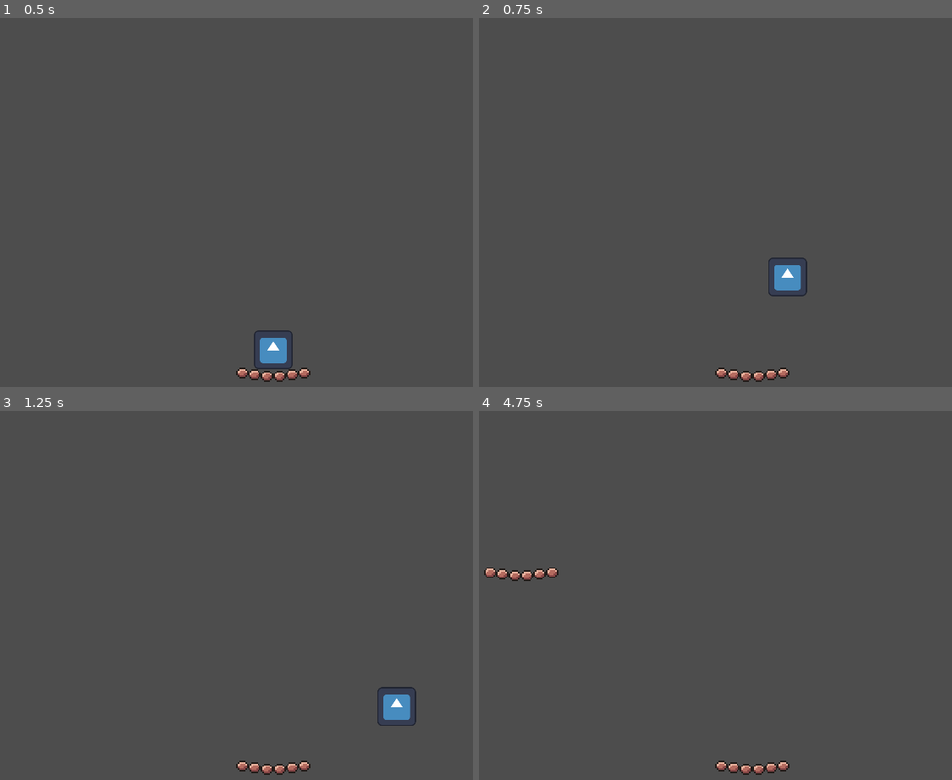
Above: before the commit, frames 1-4 (two rows, left to right).
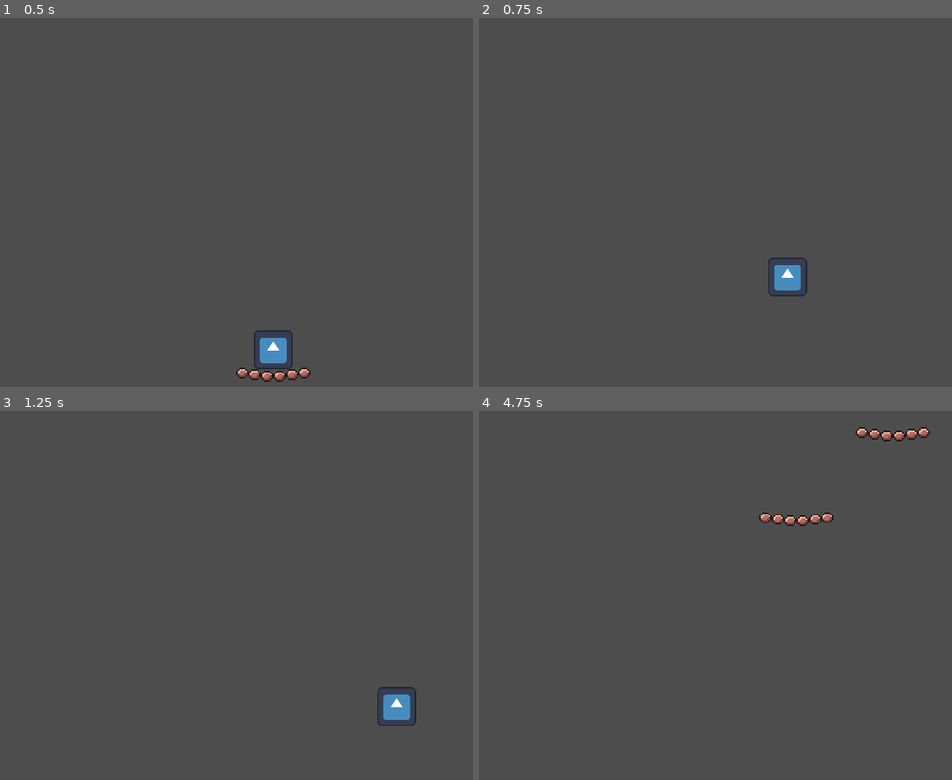
Above: after the commit, the same moments.

Repository: Archangel4148/PickHacks2025
Game: Godot game, scene res://floating_world.tscn
Two runs of this game, one before a commit and one after it. Both use one fixed random seed, a clock stepped at 60 frames per second and the inputs below. This scene is started directly instead of the project's main scene. The engine's default icon, where the game draws it, is replaced by a stand-in: a white triangle on a blue panel in a dark square.
Inputs:
- Up to frame 1 (0.5 s): no input
- Up to frame 2 (0.75 s): tap Enter at 0.5 s; hold Right (move_right) from 0.53 s (still down); hold Up (jump) from 0.53 s (still down)
- Up to frame 3 (1.25 s): keep holding Right (move_right); keep holding Up (jump)
- Up to frame 4 (4.75 s): release Up (jump) at 1.28 s; tap Down (crouch) at 1.35, 2.85, 4.35 s; tap Up (jump) at 1.52, 1.55, 1.82, 3.02, 3.05, 3.32, 4.52, 4.55 s; tap Space at 2 s; release Right (move_right) at 2.03 s; hold Left (move_left) 2.03-2.78 s; hold Up (jump) 2.03-2.78 s; hold Right (move_right) 2.78-4.28 s; hold Up (jump) 3.53-4.28 s; hold Left (move_left) from 4.28 s (still down)

Frame 1 is identical in both runs. In frame 2, 0.4% of the frame differs, in the area x 49-66%, y 94-99%; in frame 3, 0.4%; in frame 4, 1.4%, in the area x 1-96%, y 4-99%.

Commit message:
Working on platforms and enemy stuff

Diff:
--- /dev/null
+++ b/Scripts/enemy.gd
@@ -0,0 +1,12 @@
+extends RigidBody2D
+
+var mob_types = ["allosaurus", "green_bird", "triceratops"]
+
+# Called when the node enters the scene tree for the first time.
+func _ready() -> void:
+	$AnimatedSprite.animation = mob_types[randi() % mob_types.size()]
+
+
+# Called every frame. 'delta' is the elapsed time since the previous frame.
+func _process(delta: float) -> void:
+	pass
--- a/infinite_moving_platform.gd
+++ b/Scripts/infinite_moving_platform.gd
@@ -3,10 +3,6 @@
 @export var platform_speed = 100
 @export var direction: Vector2 = Vector2(-1, 0)  # Export direction as a Vector2
 @onready var sprite = $Sprite2D  # Assuming you have a Sprite node as a child
-
-# Called when the node enters the scene tree for the first time.
-func _ready() -> void:
-	print("I exist!")
 
 # Called every frame. 'delta' is the elapsed time since the previous frame.
 func _process(delta: float) -> void:
--- a/Scripts/player.gd
+++ b/Scripts/player.gd
@@ -6,6 +6,8 @@
 @export var max_jumps = 2
 
 var jump_count = 0  # Number of jumps that have been made
+
+signal player_jumped
 
 func _ready():
 	pass
@@ -39,6 +41,7 @@
 	if jump_count < max_jumps and event.is_action_pressed("jump"):
 		velocity.y = -jump_force
 		jump_count += 1
+		player_jumped.emit()
 
 	# Handle crouching (dropping through platforms)
 	if event.is_action_pressed("crouch"):
--- a/spawn_path.gd
+++ b/Scripts/spawn_path.gd
@@ -6,11 +6,11 @@
 signal spawn_platform(progress: float)
 
 func _on_platform_timer_timeout() -> void:
-	print("Spawning")
 	var progress = 0.5
-	# Set the path follow to "progress" progress
+	# Select spawn position
 	$PathFollow2D.progress_ratio = randf_range(0,1)
 	# Create a platform instance and add it to the scene.
 	var platform = platform_scene.instantiate()
 	platform.position = $PathFollow2D.position
+	platform.platform_speed = randf_range(200,400)
 	add_child(platform)
--- /dev/null
+++ b/Scripts/starting_platform.gd
@@ -0,0 +1,15 @@
+extends StaticBody2D
+
+
+# Called when the node enters the scene tree for the first time.
+func _ready() -> void:
+	pass # Replace with function body.
+
+
+# Called every frame. 'delta' is the elapsed time since the previous frame.
+func _process(delta: float) -> void:
+	pass
+
+
+func _on_player_player_jumped() -> void:
+	queue_free()
--- /dev/null
+++ b/enemy.tscn
@@ -0,0 +1,152 @@
+[gd_scene load_steps=32 format=3 uid="uid://b6tewl20h013e"]
+
+[ext_resource type="Script" path="res://Scripts/enemy.gd" id="1_can3s"]
+[ext_resource type="Texture2D" uid="uid://qelrv2800l64" path="res://Assets/dino_imgs/allo_1.png" id="2_bu1by"]
+[ext_resource type="Texture2D" uid="uid://dr73y5gtvspi8" path="res://Assets/dino_imgs/allo_2.png" id="3_2y21r"]
+[ext_resource type="Texture2D" uid="uid://cekoee47dilth" path="res://Assets/dino_imgs/allo_3.png" id="4_gdltj"]
+[ext_resource type="Texture2D" uid="uid://dth6qtn78wkxp" path="res://Assets/dino_imgs/allo_4.png" id="5_r247h"]
+[ext_resource type="Texture2D" uid="uid://csolg6sif7tp2" path="res://Assets/dino_imgs/allo_5.png" id="6_xx13s"]
+[ext_resource type="Texture2D" uid="uid://cwjfoxbty0xca" path="res://Assets/dino_imgs/allo_6.png" id="7_575k8"]
+[ext_resource type="Texture2D" uid="uid://f6enf3xab0g5" path="res://Assets/dino_imgs/allo_7.png" id="8_jawgm"]
+[ext_resource type="Texture2D" uid="uid://dje4qcrlqt26x" path="res://Assets/dino_imgs/allo_8.png" id="9_rwsf8"]
+[ext_resource type="Texture2D" uid="uid://cime02endldt3" path="res://Assets/dino_imgs/allo_9.png" id="10_bbpnh"]
+[ext_resource type="Texture2D" uid="uid://cns1sqwiypjks" path="res://Assets/dino_imgs/allo_10.png" id="11_2y5gt"]
+[ext_resource type="Texture2D" uid="uid://do0sq0tm7jq1c" path="res://Assets/dino_imgs/green_bird_1.png" id="12_jqndy"]
+[ext_resource type="Texture2D" uid="uid://k5a2dy34geum" path="res://Assets/dino_imgs/green_bird_2.png" id="13_myd7g"]
+[ext_resource type="Texture2D" uid="uid://xtbqau58mg2k" path="res://Assets/dino_imgs/green_bird_3.png" id="14_wpaoj"]
+[ext_resource type="Texture2D" uid="uid://dq310ym0t3msk" path="res://Assets/dino_imgs/green_bird_4.png" id="15_2k1bj"]
+[ext_resource type="Texture2D" uid="uid://dx7iuxtdhcy8o" path="res://Assets/dino_imgs/green_bird_5.png" id="16_ir4if"]
+[ext_resource type="Texture2D" uid="uid://sr6d1usb328n" path="res://Assets/dino_imgs/green_bird_6.png" id="17_o5rap"]
+[ext_resource type="Texture2D" uid="uid://dqqomj317kfxh" path="res://Assets/dino_imgs/tricer_1.png" id="18_y2ofd"]
+[ext_resource type="Texture2D" uid="uid://b21m0brkjq1aq" path="res://Assets/dino_imgs/tricer_2.png" id="19_nqtwn"]
+[ext_resource type="Texture2D" uid="uid://dhjvygp7f28bw" path="res://Assets/dino_imgs/tricer_3.png" id="20_syqq7"]
+[ext_resource type="Texture2D" uid="uid://cbfjauinkbgok" path="res://Assets/dino_imgs/tricer_4.png" id="21_vmwcr"]
+[ext_resource type="Texture2D" uid="uid://chu31030sjx8e" path="res://Assets/dino_imgs/tricer_5.png" id="22_7m5po"]
+[ext_resource type="Texture2D" uid="uid://d12at2r7t755t" path="res://Assets/dino_imgs/tricer_6.png" id="23_tsb1v"]
+[ext_resource type="Texture2D" uid="uid://deoymgvxp1k6w" path="res://Assets/dino_imgs/tricer_7.png" id="24_rbb3i"]
+[ext_resource type="Texture2D" uid="uid://bqypy42rtcrf6" path="res://Assets/dino_imgs/tricer_8.png" id="25_1bnsu"]
+[ext_resource type="Texture2D" uid="uid://bklr88hx6qasj" path="res://Assets/dino_imgs/tricer_9.png" id="26_ltd78"]
+[ext_resource type="Texture2D" uid="uid://lbgq6hfh8j36" path="res://Assets/dino_imgs/tricer_10.png" id="27_mls8b"]
+[ext_resource type="Texture2D" uid="uid://b08oh6nundkep" path="res://Assets/dino_imgs/tricer_11.png" id="28_ofocm"]
+[ext_resource type="Texture2D" uid="uid://b0yeev08627pa" path="res://Assets/dino_imgs/tricer_12.png" id="29_fb50b"]
+
+[sub_resource type="CapsuleShape2D" id="CapsuleShape2D_kmh33"]
+radius = 67.0
+height = 272.0
+
+[sub_resource type="SpriteFrames" id="SpriteFrames_hdbu7"]
+animations = [{
+"frames": [{
+"duration": 1.0,
+"texture": ExtResource("2_bu1by")
+}, {
+"duration": 1.0,
+"texture": ExtResource("3_2y21r")
+}, {
+"duration": 1.0,
+"texture": ExtResource("4_gdltj")
+}, {
+"duration": 1.0,
+"texture": ExtResource("5_r247h")
+}, {
+"duration": 1.0,
+"texture": ExtResource("6_xx13s")
+}, {
+"duration": 1.0,
+"texture": ExtResource("7_575k8")
+}, {
+"duration": 1.0,
+"texture": ExtResource("8_jawgm")
+}, {
+"duration": 1.0,
+"texture": ExtResource("9_rwsf8")
+}, {
+"duration": 1.0,
+"texture": ExtResource("10_bbpnh")
+}, {
+"duration": 1.0,
+"texture": ExtResource("11_2y5gt")
+}],
+"loop": true,
+"name": &"allosaurus",
+"speed": 8.0
+}, {
+"frames": [{
+"duration": 1.0,
+"texture": ExtResource("12_jqndy")
+}, {
+"duration": 1.0,
+"texture": ExtResource("13_myd7g")
+}, {
+"duration": 1.0,
+"texture": ExtResource("14_wpaoj")
+}, {
+"duration": 1.0,
+"texture": ExtResource("15_2k1bj")
+}, {
+"duration": 1.0,
+"texture": ExtResource("16_ir4if")
+}, {
+"duration": 1.0,
+"texture": ExtResource("17_o5rap")
+}],
+"loop": true,
+"name": &"green_bird",
+"speed": 8.0
+}, {
+"frames": [{
+"duration": 1.0,
+"texture": ExtResource("18_y2ofd")
+}, {
+"duration": 1.0,
+"texture": ExtResource("19_nqtwn")
+}, {
+"duration": 1.0,
+"texture": ExtResource("20_syqq7")
+}, {
+"duration": 1.0,
+"texture": ExtResource("21_vmwcr")
+}, {
+"duration": 1.0,
+"texture": ExtResource("22_7m5po")
+}, {
+"duration": 1.0,
+"texture": ExtResource("23_tsb1v")
+}, {
+"duration": 1.0,
+"texture": ExtResource("24_rbb3i")
+}, {
+"duration": 1.0,
+"texture": ExtResource("25_1bnsu")
+}, {
+"duration": 1.0,
+"texture": ExtResource("26_ltd78")
+}, {
+"duration": 1.0,
+"texture": ExtResource("27_mls8b")
+}, {
+"duration": 1.0,
+"texture": ExtResource("28_ofocm")
+}, {
+"duration": 1.0,
+"texture": ExtResource("29_fb50b")
+}],
+"loop": true,
+"name": &"triceratops",
+"speed": 13.0
+}]
+
+[node name="Enemy" type="RigidBody2D"]
+script = ExtResource("1_can3s")
+
+[node name="CollisionShape2D" type="CollisionShape2D" parent="."]
+position = Vector2(17, 11)
+rotation = 1.5708
+shape = SubResource("CapsuleShape2D_kmh33")
+
+[node name="AnimatedSprite2D" type="AnimatedSprite2D" parent="."]
+sprite_frames = SubResource("SpriteFrames_hdbu7")
+animation = &"triceratops"
+frame_progress = 0.717425
+
+[node name="VisibleOnScreenNotifier2D" type="VisibleOnScreenNotifier2D" parent="."]
--- a/floating_world.tscn
+++ b/floating_world.tscn
@@ -1,8 +1,9 @@
-[gd_scene load_steps=8 format=3 uid="uid://7le66cg706ka"]
+[gd_scene load_steps=9 format=3 uid="uid://7le66cg706ka"]
 
-[ext_resource type="Script" path="res://spawn_path.gd" id="1_rdw0o"]
+[ext_resource type="Script" path="res://Scripts/spawn_path.gd" id="1_rdw0o"]
 [ext_resource type="PackedScene" uid="uid://dgynl46gj8bqx" path="res://infinite_moving_platform.tscn" id="2_vbpbl"]
 [ext_resource type="Texture2D" uid="uid://iwiliy0lco8t" path="res://Assets/world_tileset.png" id="3_dgmpr"]
+[ext_resource type="Script" path="res://Scripts/starting_platform.gd" id="3_orjft"]
 [ext_resource type="PackedScene" uid="uid://c017ws7pisoip" path="res://player.tscn" id="4_vmq7h"]
 
 [sub_resource type="Curve2D" id="Curve2D_kxlxg"]
@@ -31,14 +32,15 @@
 [node name="PlatformTimer" type="Timer" parent="."]
 autostart = true
 
-[node name="StaticBody2D" type="StaticBody2D" parent="."]
+[node name="Starting Platform" type="StaticBody2D" parent="."]
 collision_layer = 257
+script = ExtResource("3_orjft")
 
-[node name="CollisionShape2D" type="CollisionShape2D" parent="StaticBody2D"]
+[node name="CollisionShape2D" type="CollisionShape2D" parent="Starting Platform"]
 position = Vector2(576, 607)
 shape = SubResource("RectangleShape2D_5yche")
 
-[node name="Sprite2D" type="Sprite2D" parent="StaticBody2D"]
+[node name="Sprite2D" type="Sprite2D" parent="Starting Platform"]
 texture_filter = 1
 position = Vector2(576, 608)
 scale = Vector2(2.645, 2.645)
@@ -47,5 +49,7 @@
 [node name="Player" parent="." instance=ExtResource("4_vmq7h")]
 position = Vector2(576, 576)
 scale = Vector2(0.515, 0.515)
+platform_on_leave = 2
 
 [connection signal="timeout" from="PlatformTimer" to="SpawnPath" method="_on_platform_timer_timeout"]
+[connection signal="player_jumped" from="Player" to="Starting Platform" method="_on_player_player_jumped"]
--- a/infinite_moving_platform.tscn
+++ b/infinite_moving_platform.tscn
@@ -1,6 +1,6 @@
 [gd_scene load_steps=5 format=3 uid="uid://dgynl46gj8bqx"]
 
-[ext_resource type="Script" path="res://infinite_moving_platform.gd" id="1_fcc5w"]
+[ext_resource type="Script" path="res://Scripts/infinite_moving_platform.gd" id="1_fcc5w"]
 [ext_resource type="Texture2D" uid="uid://iwiliy0lco8t" path="res://Assets/world_tileset.png" id="1_ljobw"]
 
 [sub_resource type="RectangleShape2D" id="RectangleShape2D_ibgmo"]
Binary file added: Assets/dino_imgs/allo_1.png
Not shown, added: Assets/dino_imgs/allo_1.png.import
Binary file added: Assets/dino_imgs/allo_10.png
Not shown, added: Assets/dino_imgs/allo_10.png.import
Binary file added: Assets/dino_imgs/allo_2.png
Not shown, added: Assets/dino_imgs/allo_2.png.import
Binary file added: Assets/dino_imgs/allo_3.png
Not shown, added: Assets/dino_imgs/allo_3.png.import
Binary file added: Assets/dino_imgs/allo_4.png
Not shown, added: Assets/dino_imgs/allo_4.png.import
Binary file added: Assets/dino_imgs/allo_5.png
Not shown, added: Assets/dino_imgs/allo_5.png.import
(and 44 more such lines)
